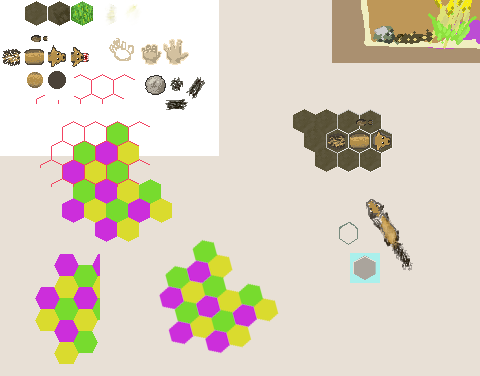
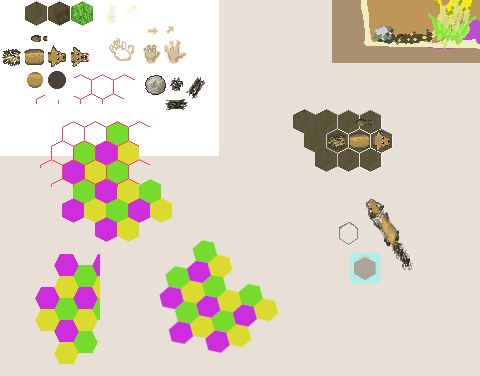
Layers edited between the first and the second w=480, h=376 image:
painted on "grabs" over [141, 26, 189, 65]
